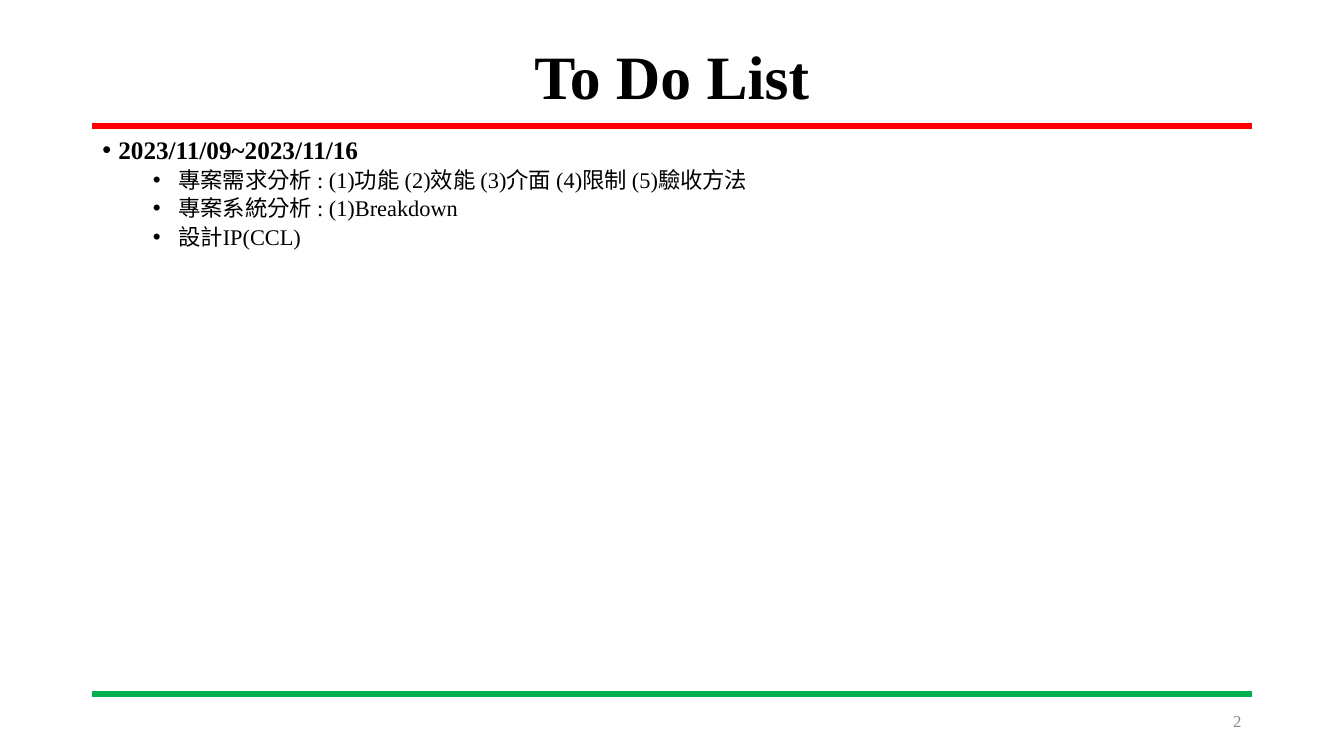
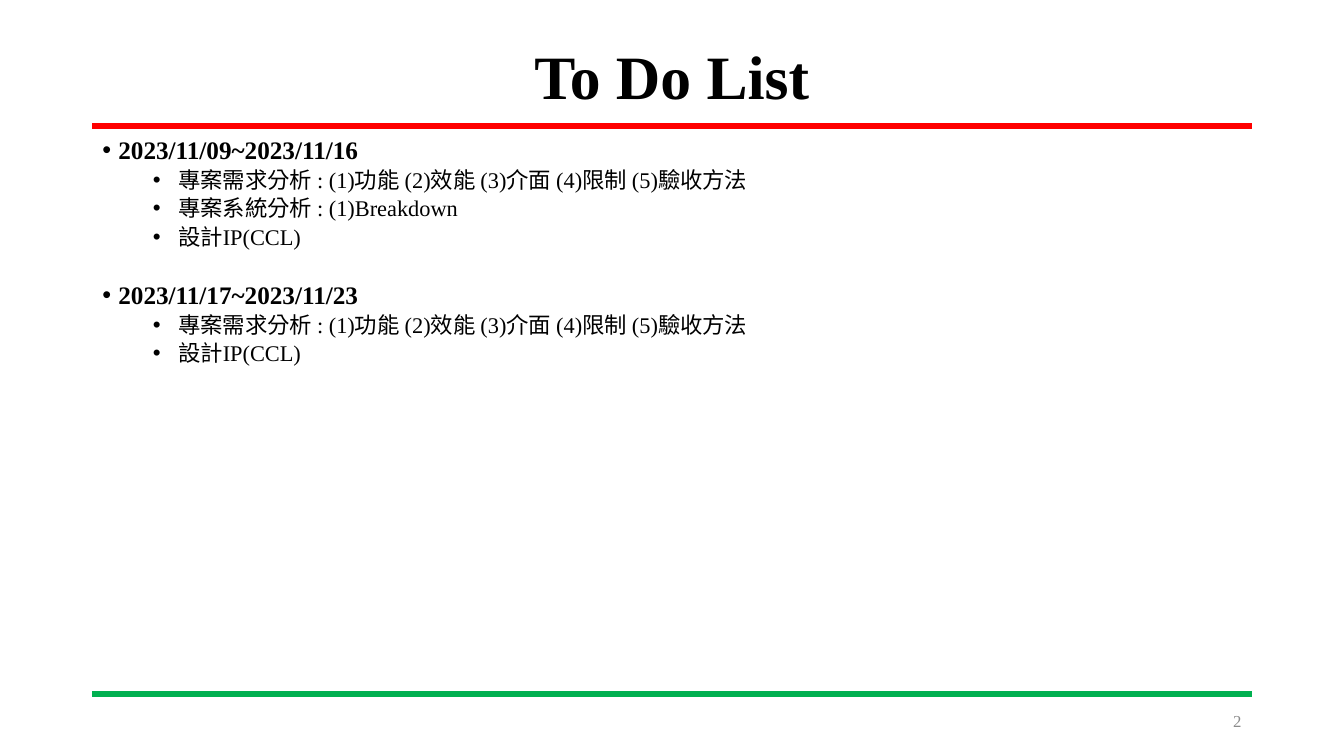
Before and after one commit to HOURFA/SoC_course, a slide deck: slide 2 of final_project/N03-DevelopmentLog/SoC_Final_project.pptx. Drawn at 1344x756 pixels with LibreOffice and Linux fonts; fonts in the diff are those of the drawing. Boxes give left, top, right and bottom in pixels: in the first picture for what was removed or moved away, otherwise in the second. Text is boxed around its words. In the diff, an @@ line names an element or a change of style, - is before the commit and + after.

Commit message:
11.23 (1)修正ppt中系統功能需求，並制定驗證方法

```diff
--- a/final_project/N03-DevelopmentLog/SoC_Final_project.pptx
+++ b/final_project/N03-DevelopmentLog/SoC_Final_project.pptx
@@ text at <box>118,287,747,366</box>: paragraphs added @@
+• 2023/11/17~2023/11/23
+  • 專案需求分析 : (1)功能 (2)效能 (3)介面 (4)限制 (5)驗收方法
+  • 設計IP(CCL)
```
Also in this commit, not shown: 1 other slide changed, 1 slide added.
